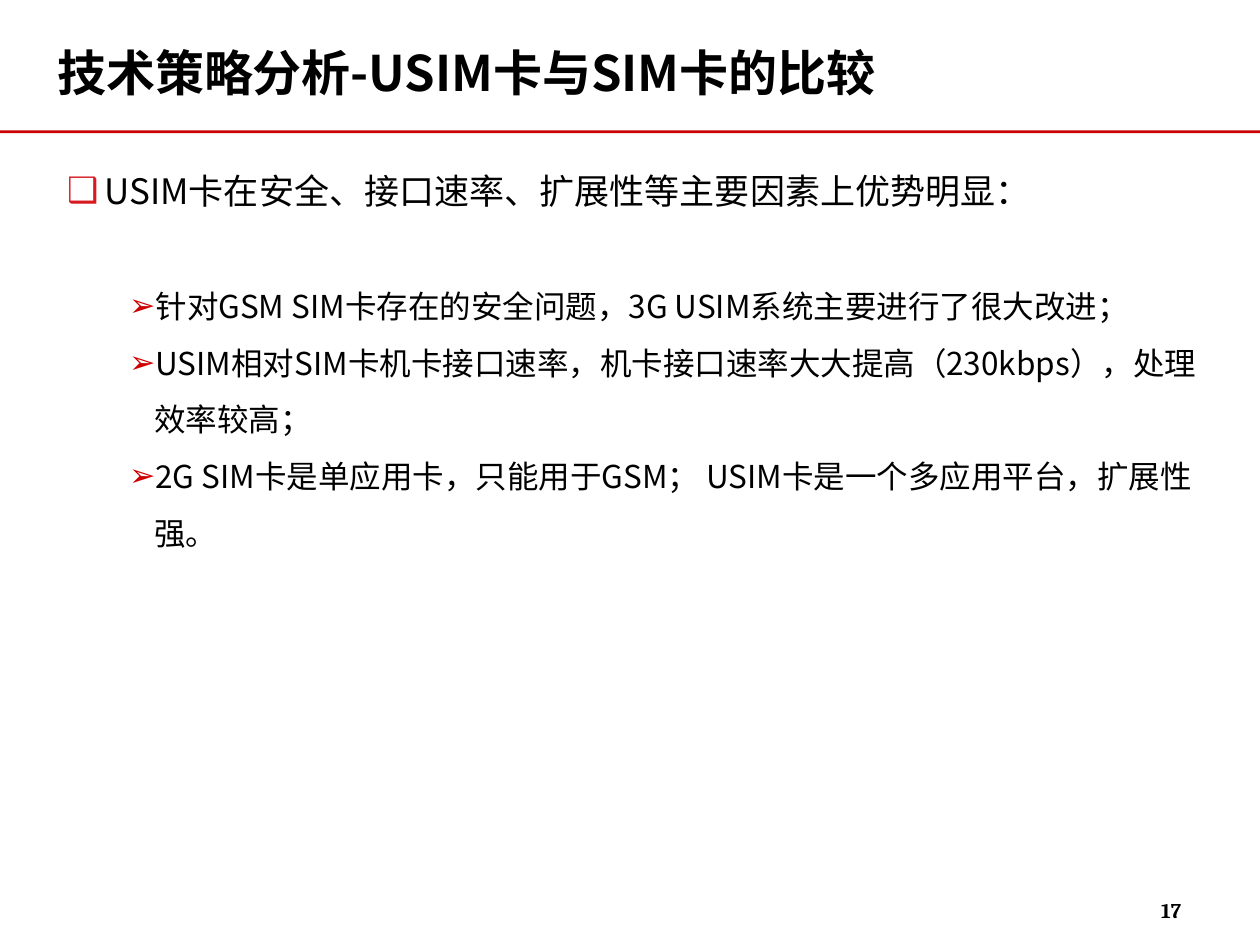
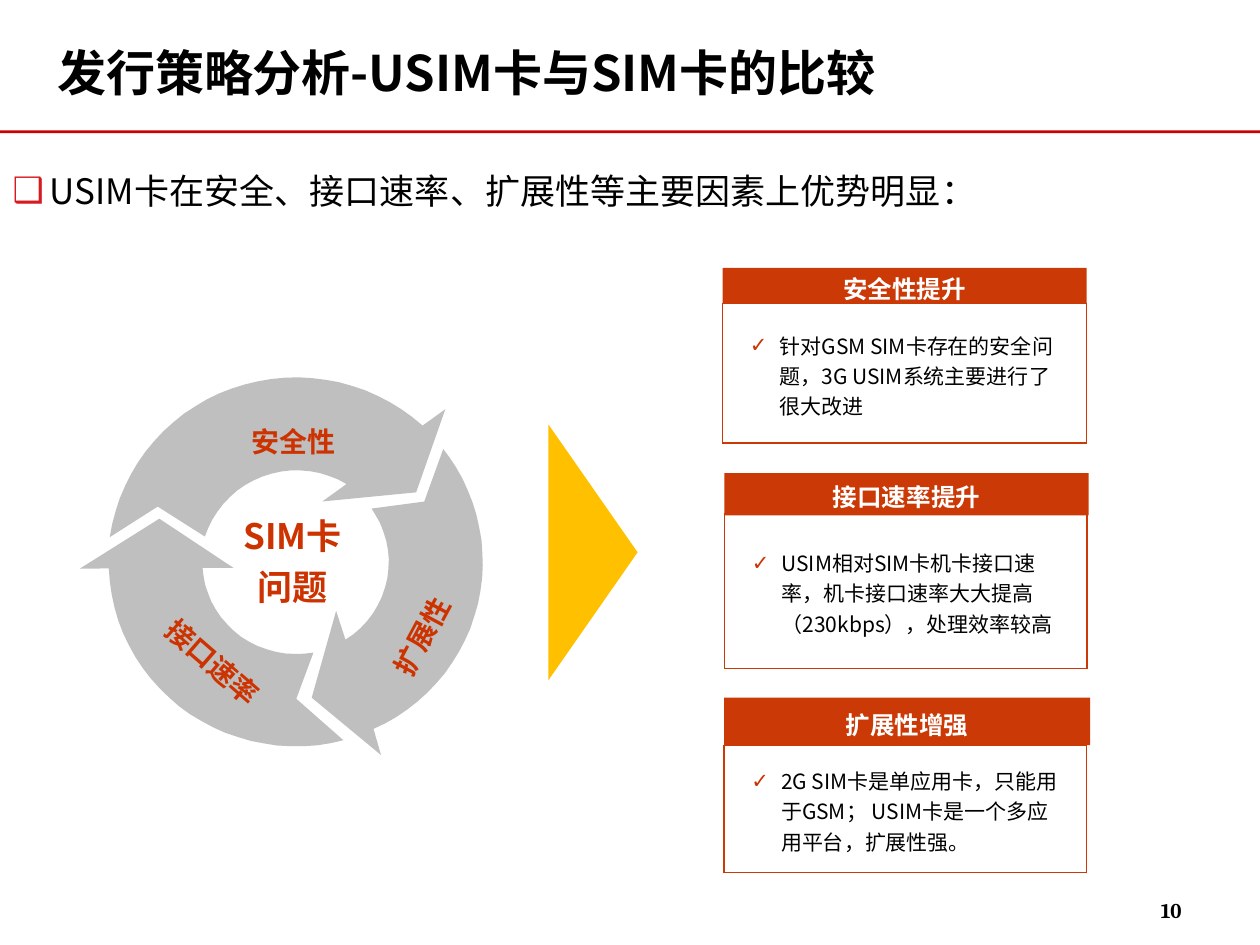
Before and after one commit to momo1101/unicardsrch, a slide deck: slide 10 of 软课题文本/软课题-中国联通电信卡业务及策略研究.ppt (slide 17 before the commit). Drawn at 1260x945 pixels with LibreOffice and Linux fonts; fonts in the diff are those of the drawing; background and template pictures are left out. Boxes give left, top, right and bottom in pixels: in the first picture for what was removed or moved away, otherwise in the second. Text is boxed around its words. In the diff, an @@ line names an element or a change of style, - is before the commit and + after.

```diff
--- a/软课题文本/软课题-中国联通电信卡业务及策略研究.ppt
+++ b/软课题文本/软课题-中国联通电信卡业务及策略研究.ppt
@@ title at <box>57,49,875,96</box>: text changed @@
-技术策略分析-USIM卡与SIM卡的比较
+发行策略分析-USIM卡与SIM卡的比较
@@ text added at <box>50,174,976,207</box>, 20 pt, text #000000 @@
+❑ USIM卡在安全、接口速率、扩展性等主要因素上优势明显：
@@ text removed at <box>104,174,1197,548</box> @@
-❑ USIM卡在安全、接口速率、扩展性等主要因素上优势明显：
-  ➢ 针对GSM SIM卡存在的安全问题，3G USIM系统主要进行了很大改进；
-  ➢ USIM相对SIM卡机卡接口速率，机卡接口速率大大提高（230kbps），处理效率较高；
-  ➢ 2G SIM卡是单应用卡，只能用于GSM； USIM卡是一个多应用平台，扩展性强。
@@ rectangle added at <box>722,268,1086,304</box>, fill #CB3A06, 14 pt, text #FFFFFF, bold @@
+安全性提升
@@ rectangle added at <box>722,304,1086,444</box>, outline #CB3A06 0.74 pt, 12 pt, text #000000 @@
+✓ 针对GSM SIM卡存在的安全问题，3G USIM系统主要进行了很大改进
@@ triangle added at <box>548,425,638,680</box>, fill #FFC000 @@
@@ rectangle added at <box>724,474,1089,517</box>, fill #CB3A06, 14 pt, text #FFFFFF, bold @@
+接口速率提升
@@ rectangle added at <box>724,514,1087,669</box>, outline #CB3A06 0.74 pt, 12 pt, text #000000 @@
+✓ USIM相对SIM卡机卡接口速率，机卡接口速率大大提高（230kbps），处理效率较高
@@ group added at <box>79,377,483,755</box>: 4 texts, 3 freeform shapes @@
+SIM卡
+问题
+安全性
+接口速率
+扩展性
@@ rectangle added at <box>724,698,1091,746</box>, fill #CB3A06, 14 pt, text #FFFFFF, bold @@
+扩展性增强
@@ rectangle added at <box>724,746,1087,873</box>, outline #CB3A06 0.74 pt, 12 pt, text #000000 @@
+✓ 2G SIM卡是单应用卡，只能用于GSM； USIM卡是一个多应用平台，扩展性强。
@@ page number at <box>1161,903,1182,918</box>: text changed @@
-17
+10
```
Also in this commit, not shown: 21 other slides changed, 2 slides added, 15 slides removed.
